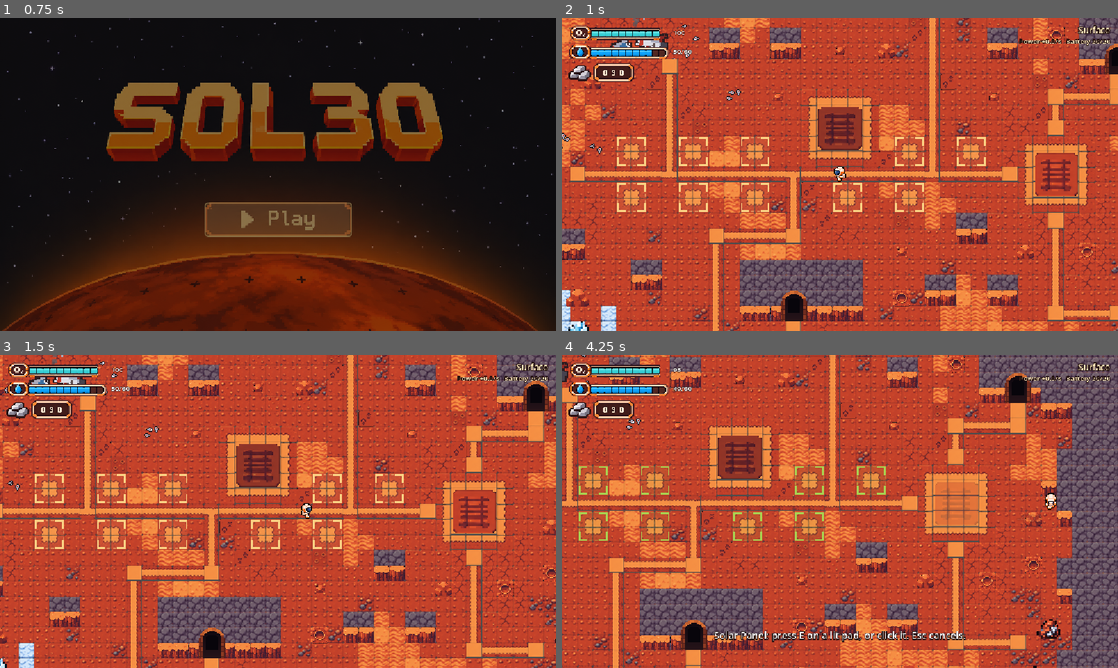
Above: before the commit, frames 1-4 (two rows, left to right).
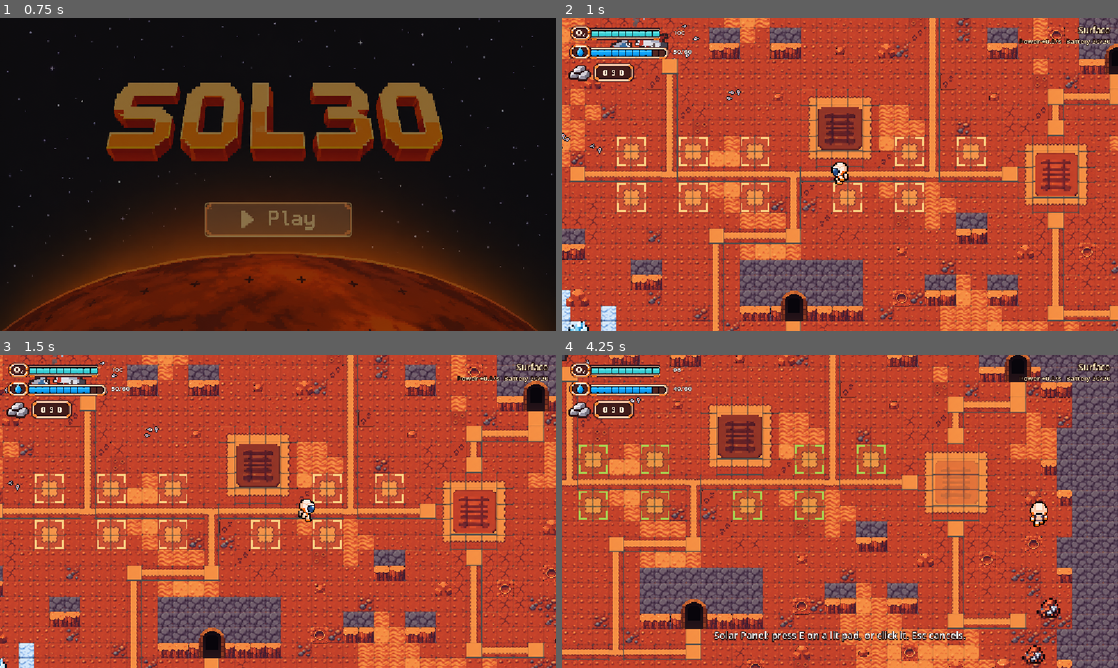
Above: after the commit, the same moments.

Repository: Alen-Saji-05/Nasa2026
Game: Godot game, scene res://scenes/TitleScreen.tscn
The game is run twice, just before and just after one commit, with the same random seed, the same clock (stepped at 60 frames per second) and the same inputs.
Inputs (mouse positions are in pixels of both pictures, inside the frame that each line leads up to):
- Up to frame 1 (0.75 s): click (278, 218) at 0.5 s
- Up to frame 2 (1 s): no input
- Up to frame 3 (1.5 s): tap Enter (ui_accept) at 1.25 s; move the mouse to (400, 495) at 1.27 s; hold Right (ui_right) from 1.28 s (still down); tap R at 1.35 s; click (400, 495) at 1.42 s
- Up to frame 4 (4.25 s): tap Enter (ui_accept) at 1.52, 2.27, 3.77 s; move the mouse to (728, 527) at 2.02 s; release Right (ui_right) at 2.03 s; hold Down (ui_down) 2.03-2.78 s; tap E (interact) at 2.1 s; tap R at 2.3, 2.85, 3.8 s; move the mouse to (895, 442) at 2.77 s; hold Right (ui_right) 2.78-3.53 s; move the mouse to (812, 574) at 3.52 s; hold Up (ui_up) from 3.53 s (still down); tap 1 at 3.6 s; click (812, 574) at 3.67 s

Frame 1 is identical in both runs. In frame 2, 0.2% of the frame differs, in the area x 48-52%, y 46-54%; in frame 3, 0.1%; in frame 4, 52%, in the area x 0-100%, y 0-100%.

Commit message:
Quality of Life Updates

Diff:
--- a/scenes/Cave.tscn
+++ b/scenes/Cave.tscn
@@ -1,42 +1,42 @@
-[gd_scene format=3]
+[gd_scene format=3 uid="uid://dbanrvq7l42of"]
 
-[ext_resource type="Script" path="res://scripts/world/cave.gd" id="1_cave"]
-[ext_resource type="TileSet" path="res://art/tilesets/mars_tileset.tres" id="2_tiles"]
-[ext_resource type="Script" path="res://scripts/new_script.gd" id="3_colliders"]
-[ext_resource type="PackedScene" path="res://player.tscn" id="4_player"]
-[ext_resource type="Script" path="res://player.gd" id="5_pscript"]
+[ext_resource type="Script" uid="uid://b1e4byrptwvu1" path="res://scripts/world/cave.gd" id="1_cave"]
+[ext_resource type="TileSet" uid="uid://y15sbxmdnnqe" path="res://art/tilesets/mars_tileset.tres" id="2_tiles"]
+[ext_resource type="Script" uid="uid://b7ngvr740gh3k" path="res://scripts/new_script.gd" id="3_colliders"]
+[ext_resource type="PackedScene" uid="uid://dnlf03xaufkq3" path="res://player.tscn" id="4_player"]
+[ext_resource type="Script" uid="uid://dpgfuytdcui2g" path="res://player.gd" id="5_pscript"]
 [ext_resource type="PackedScene" path="res://scenes/HUD.tscn" id="6_hud"]
 
-[node name="Cave" type="Node2D"]
+[node name="Cave" type="Node2D" unique_id=1013642652]
 script = ExtResource("1_cave")
 
-[node name="Ground" type="TileMapLayer" parent="."]
+[node name="Ground" type="TileMapLayer" parent="." unique_id=489492543]
 tile_set = ExtResource("2_tiles")
 
-[node name="GroundDecor" type="Node2D" parent="."]
+[node name="GroundDecor" type="Node2D" parent="." unique_id=296062791]
 
-[node name="Walls" type="TileMapLayer" parent="."]
+[node name="Walls" type="TileMapLayer" parent="." unique_id=198710803]
 tile_set = ExtResource("2_tiles")
 
-[node name="Cliffs" type="Node2D" parent="."]
+[node name="Cliffs" type="Node2D" parent="." unique_id=850899613]
 
-[node name="Doors" type="Node2D" parent="."]
+[node name="Doors" type="Node2D" parent="." unique_id=125440832]
 
-[node name="Entities" type="Node2D" parent="."]
+[node name="Entities" type="Node2D" parent="." unique_id=1322458952]
 y_sort_enabled = true
 
-[node name="Nodes" type="Node2D" parent="Entities"]
+[node name="Nodes" type="Node2D" parent="Entities" unique_id=845243208]
 y_sort_enabled = true
 script = ExtResource("3_colliders")
 
-[node name="Decor" type="Node2D" parent="Entities"]
+[node name="Decor" type="Node2D" parent="Entities" unique_id=2064953452]
 y_sort_enabled = true
 script = ExtResource("3_colliders")
 
-[node name="Player" parent="Entities" instance=ExtResource("4_player")]
-scale = Vector2(0.1, 0.1)
+[node name="Player" parent="Entities" unique_id=1883134873 instance=ExtResource("4_player")]
+scale = Vector2(0.05, 0.05)
 script = ExtResource("5_pscript")
 
-[node name="Darkness" type="CanvasModulate" parent="."]
+[node name="Darkness" type="CanvasModulate" parent="." unique_id=1813939875]
 
-[node name="UI" parent="." instance=ExtResource("6_hud")]
+[node name="UI" parent="." unique_id=1107448241 instance=ExtResource("6_hud")]
--- a/scenes/World.tscn
+++ b/scenes/World.tscn
@@ -839,7 +839,7 @@
 
 [node name="Player" parent="Entities" unique_id=1137681477 instance=ExtResource("3_player")]
 position = Vector2(376, 280)
-scale = Vector2(0.05, 0.05)
+scale = Vector2(0.075, 0.075)
 script = ExtResource("4_pscript")
 
 [node name="BrokenRocket" type="StaticBody2D" parent="Entities" unique_id=658827004]
--- a/scripts/config.gd
+++ b/scripts/config.gd
@@ -13,7 +13,7 @@
 # --- Oxygen ---
 const O2_START := 100.0
 const O2_MAX := 100.0
-const O2_DRAIN_PER_SOL := 6.0
+const O2_DRAIN_PER_SOL := 2.0
 const O2_DRAIN_PER_SEC := O2_DRAIN_PER_SOL / SOL_SECONDS   # 0.4 per second
 const O2_ZERO_GRACE := 6.0                   # seconds at 0 before "Out of oxygen"
 const O2_HARVEST_COST := 1.0                 # O2 spent per harvest (metal or ice)
--- a/scripts/game_state.gd
+++ b/scripts/game_state.gd
@@ -18,6 +18,10 @@
 signal machines_changed
 ## Power made, power used or the battery changed.
 signal power_changed
+signal day_night_changed(sol: int, sun_level: float)
+
+var sol_elapsed_seconds: float = 0.0
+var sol_number: int = 1
 
 var oxygen: float = Config.O2_START
 var water: float = Config.WATER_START
@@ -63,6 +67,8 @@
 func _process(delta: float) -> void:
 	if game_over:
 		return
+
+	_update_day_night(delta)
 
 	_run_power(delta)
 	_run_o2_generator(delta)
@@ -303,6 +309,8 @@
 	battery_charge = Config.HAB_BATTERY_CAPACITY
 	power_made = 0.0
 	power_used = 0.0
+	sol_elapsed_seconds = 0.0
+	sol_number = 1
 	game_won = false
 	oxygen_changed.emit(oxygen)
 	water_changed.emit(water, water_limit)
@@ -331,3 +339,24 @@
 		return
 	water = maxf(0.0, water - Config.O2_GEN_WATER_PER_SEC * delta)
 	oxygen = minf(Config.O2_MAX, oxygen + Config.O2_GEN_RATE * delta)
+
+
+func _update_day_night(delta: float) -> void:
+	sol_elapsed_seconds += delta
+
+	sol_number = int(floor(sol_elapsed_seconds / Config.SOL_SECONDS)) + 1
+
+	var progress := fmod(sol_elapsed_seconds, Config.SOL_SECONDS) / Config.SOL_SECONDS
+
+	if progress < 0.1:
+		var t := progress / 0.1
+		sun = t * t * (3.0 - 2.0 * t)
+	elif progress < 0.5:
+		sun = 1.0
+	elif progress < 0.6:
+		var t := (progress - 0.5) / 0.1
+		sun = 1.0 - t * t * (3.0 - 2.0 * t)
+	else:
+		sun = 0.0
+
+	day_night_changed.emit(sol_number, sun)
Not shown: 1 places in scenes/World.tscn that only renumber resources
